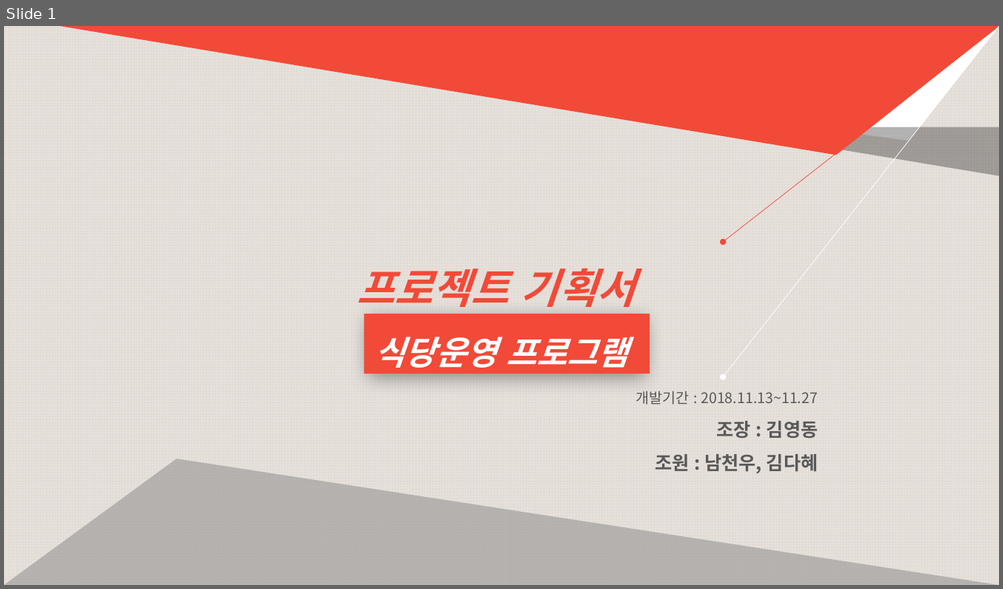
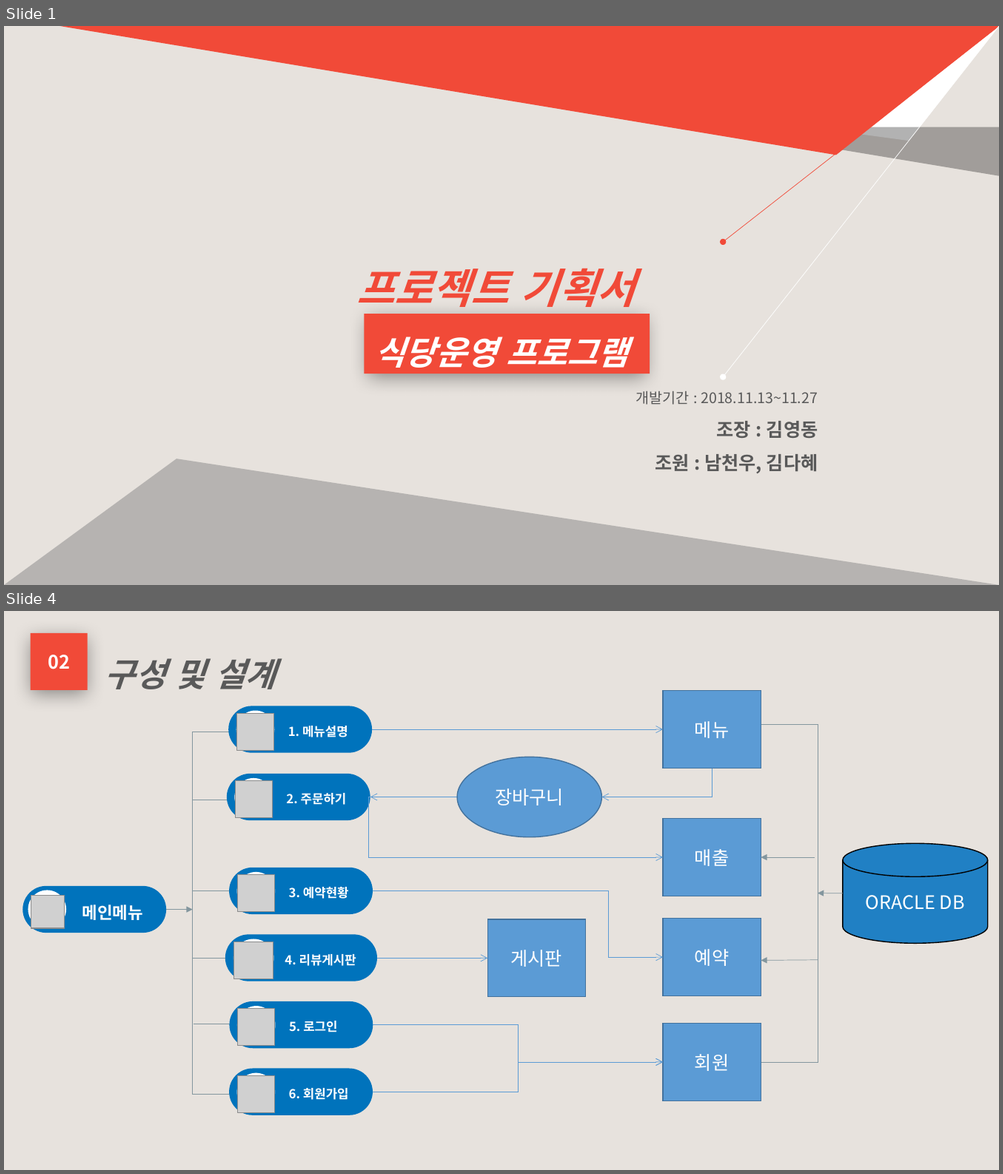
Before and after one commit to phoresis92/restaurant, a slide deck: 프로젝트 계획서.pptx. Shown one above the other, each under a label of ours: slide 1 before the commit, slides 1 and 4 after it; the slides between them are not shown. The pictures are 1003x589 and 1003x1174 pixels, drawn with LibreOffice and Linux fonts; fonts in the diff are those of the drawing; grey boxes stand for pictures. Boxes give left, top, right and bottom in pixels: in the first picture for what was removed or moved away, otherwise in the second. Text is boxed around its words. In the diff, an @@ line names an element or a change of style, - is before the commit and + after.

```diff
--- a/프로젝트 계획서.pptx
+++ b/프로젝트 계획서.pptx
@@ slide 4 added at bbox=[4, 611, 999, 1170], background #E7E2DD @@
@@ rectangle added at bbox=[30, 633, 87, 690], fill #F14A38, 18 pt, text #FFFFFF, bold @@
+02
@@ text added at bbox=[105, 658, 276, 689], 32 pt, text #595959, bold, italic @@
+구성 및 설계
@@ arrow added from (372, 729) to (663, 729), #5B9BD5 0.5 pt @@
@@ right bracket added at bbox=[761, 724, 817, 1062], outline #83969E 0.5 pt @@
@@ group added at bbox=[457, 691, 760, 1101]: 5 rectangles, 1 ellipse @@
+예약
+회원
+메뉴
+매출
+게시판
+장바구니
@@ elbow arrow added from (712, 769) to (602, 797), #5B9BD5 0.5 pt @@
@@ elbow arrow added from (370, 797) to (663, 857), #5B9BD5 0.5 pt @@
@@ elbow arrow added from (457, 797) to (370, 797), #5B9BD5 0.5 pt @@
@@ cylinder added at bbox=[842, 844, 987, 944], fill #0070C0 at 86% opacity, outline #000000 1 pt, 18 pt, text #FFFFFF @@
+ORACLE DB
@@ arrow added from (814, 857) to (760, 857), #83969E 0.5 pt @@
@@ elbow arrow added from (373, 891) to (663, 957), #5B9BD5 0.5 pt @@
@@ arrow added from (842, 894) to (817, 894), #83969E 0.5 pt @@
@@ elbow arrow added from (377, 958) to (487, 959), #5B9BD5 0.5 pt @@
@@ arrow added from (817, 960) to (760, 961), #83969E 0.5 pt @@
@@ elbow arrow added from (373, 1025) to (663, 1062), #5B9BD5 0.5 pt @@
@@ group added at bbox=[22, 706, 377, 1116]: 7 rounded rectangles, 7 ellipses, 7 pictures, 5 arrows, 1 right bracket @@
+메인메뉴
+1. 메뉴설명
+2. 주문하기
+3. 예약현황
+4. 리뷰게시판
+5. 로그인
+6. 회원가입
@@ elbow arrow added from (373, 1092) to (663, 1062), #5B9BD5 0.5 pt @@
```
Also in this commit, not shown: 5 other slides changed, 2 other slides added, 3 slides removed, 22 other files.
